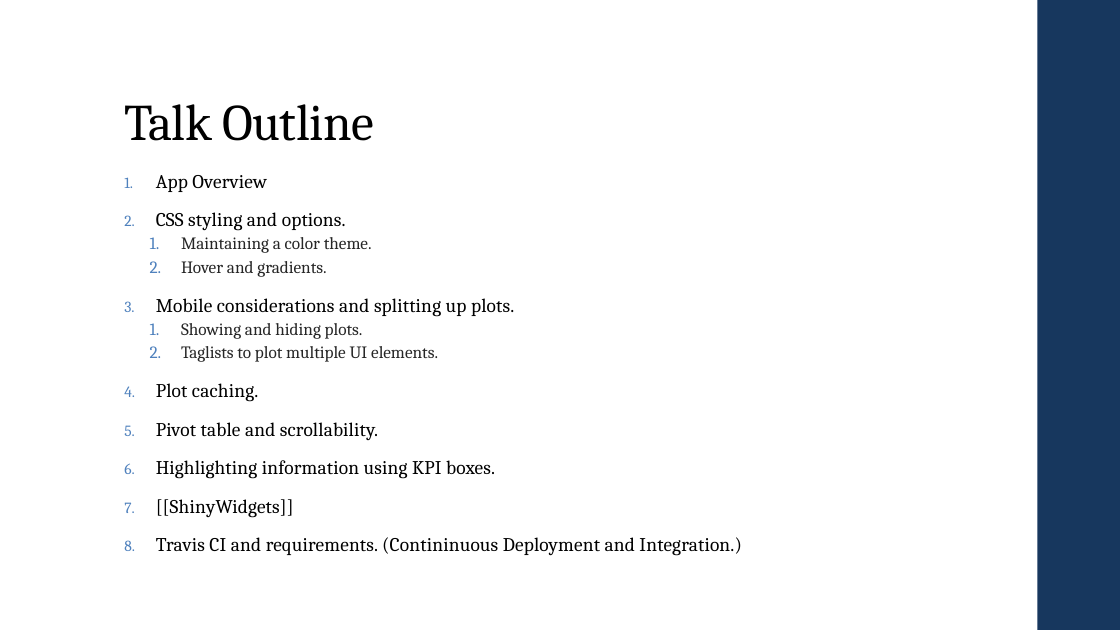
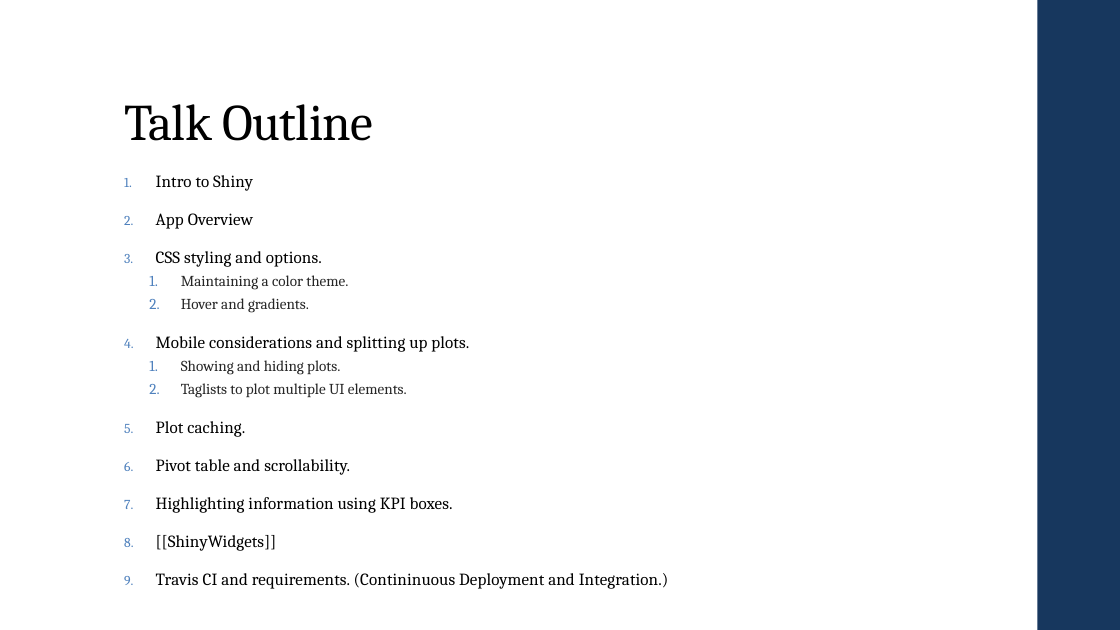
Before and after one commit to bmetenko/RShinyAppStore, a slide deck: slide 2 of Presentation/2019_08_15_RShinyPresentation.pptx. Drawn at 1120x630 pixels with LibreOffice and Linux fonts; fonts in the diff are those of the drawing. Boxes give left, top, right and bottom in pixels: in the first picture for what was removed or moved away, otherwise in the second. Text is boxed around its words. In the diff, an @@ line names an element or a change of style, - is before the commit and + after.

```diff
--- a/Presentation/2019_08_15_RShinyPresentation.pptx
+++ b/Presentation/2019_08_15_RShinyPresentation.pptx
@@ text at [156, 175, 253, 191]: paragraph added @@
+1. Intro to Shiny
@@ text at [156, 213, 669, 589]: size 16.6 to 14.6 pt in "App Overview", "CSS styling and options.", "Mobile considerations and splitting up plots.", "Plot caching." and 4 more places; size 14.8 to 13 pt in "Maintaining a color theme.", "Hover and gradients.", "Showing and hiding plots.", "Taglists to plot multiple UI elements."; indent changed; line spacing 0.85 to 0.95; line spacing 0.8 to 0.9 @@
```
Also in this commit, not shown: 3 other slides changed, 4 slides added, 3 other files.
